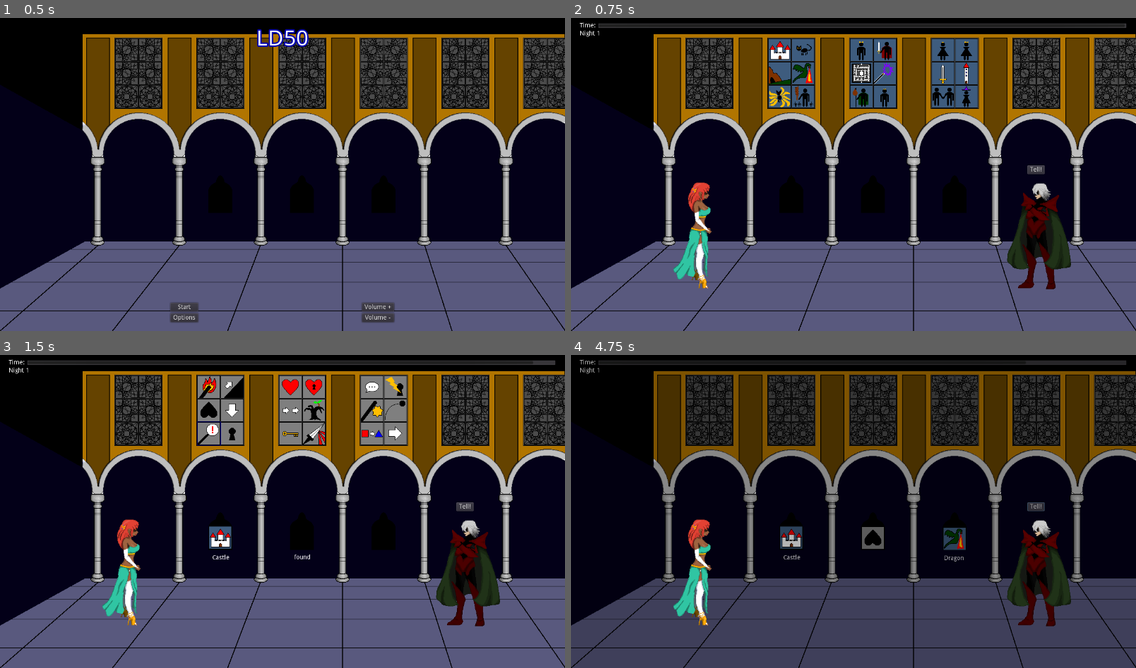
Above: before the commit, frames 1-4 (two rows, left to right).
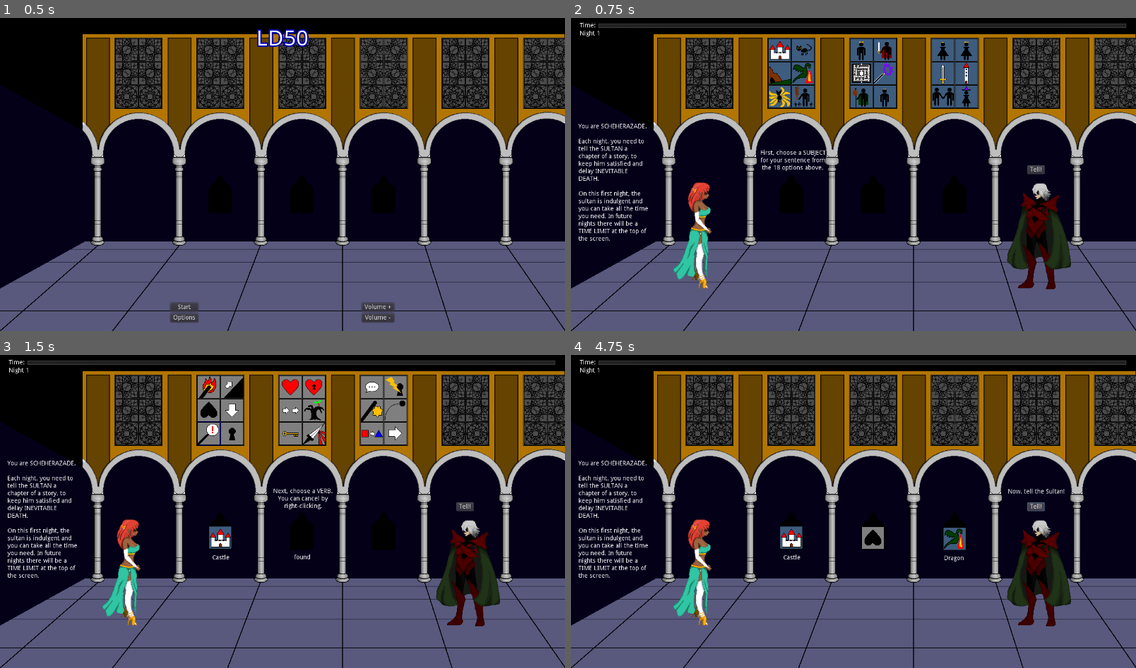
Above: after the commit, the same moments.

Repository: alpacanumerals/LD50
Game: Godot game, scene res://TitleScreen.tscn
The game is run twice, just before and just after one commit, with the same random seed, the same clock (stepped at 60 frames per second) and the same inputs.
Inputs (mouse positions are in pixels of both pictures, inside the frame that each line leads up to):
- Up to frame 1 (0.5 s): no input
- Up to frame 2 (0.75 s): click "Start" at 0.5 s
- Up to frame 3 (1.5 s): tap Enter at 1.25 s; drag from (209, 386) to (220, 536) at 1.27 s
- Up to frame 4 (4.75 s): tap Space at 2, 3.5 s; drag from (802, 386) to (791, 536) at 2.02 s; tap Enter at 2.75 s; move the mouse to (780, 411) at 2.77 s; hold Right mouse button (right_click) 2.78-3.5 s; click (780, 411) at 2.92 s; drag from (802, 411) to (870, 536) at 3.52 s; click "Tell!" at 4.25 s

Frame 1 is identical in both runs. In frame 2, 1.3% of the frame differs, in the area x 1-46%, y 33-72%; in frame 3, 1.3%; in frame 4, 43%, in the area x 0-100%, y 1-100%.

Commit message:
ugly tutorial

Diff:
--- a/StoryScene.tscn
+++ b/StoryScene.tscn
@@ -18,6 +18,7 @@
 [ext_resource path="res://time_limit.gd" type="Script" id=16]
 [ext_resource path="res://assets/sultan2.png" type="Texture" id=17]
 [ext_resource path="res://assets/shez2.png" type="Texture" id=18]
+[ext_resource path="res://tutorial.gd" type="Script" id=19]
 
 [sub_resource type="RectangleShape2D" id=1]
 extents = Vector2( 26, 26 )
@@ -518,6 +519,7 @@
 shape = SubResource( 4 )
 
 [node name="NightArea" type="Area2D" parent="."]
+visible = false
 script = ExtResource( 1 )
 
 [node name="NightSprite" type="Sprite" parent="NightArea"]
@@ -571,6 +573,57 @@
 position = Vector2( 748, 630 )
 z_index = -1
 texture = ExtResource( 17 )
+
+[node name="Tutorial" type="Node2D" parent="."]
+script = ExtResource( 19 )
+
+[node name="Label0" type="Label" parent="Tutorial"]
+margin_left = -3.0
+margin_top = 229.0
+margin_right = 156.0
+margin_bottom = 498.0
+text = "You are SCHEHERAZADE.
+
+Each night, you need to tell the SULTAN a chapter of a story, to keep him satisfied and delay INEVITABLE DEATH.
+
+On this first night, the sultan is indulgent and you can take all the time you need. In future nights there will be a TIME LIMIT at the top of the screen."
+autowrap = true
+
+[node name="Label1" type="Label" parent="Tutorial"]
+margin_left = 407.0
+margin_top = 289.0
+margin_right = 559.0
+margin_bottom = 337.0
+text = "First, choose a SUBJECT
+for your sentence from
+the 18 options above."
+align = 1
+
+[node name="Label2" type="Label" parent="Tutorial"]
+margin_left = 595.0
+margin_top = 292.0
+margin_right = 739.0
+margin_bottom = 340.0
+text = "Next, choose a VERB.
+You can cancel by
+right-clicking."
+align = 1
+
+[node name="Label3" type="Label" parent="Tutorial"]
+margin_left = 774.0
+margin_top = 295.0
+margin_right = 924.0
+margin_bottom = 326.0
+text = "Now, choose an OBJECT
+ to complete the tale."
+align = 1
+
+[node name="Label4" type="Label" parent="Tutorial"]
+margin_left = 970.0
+margin_top = 293.0
+margin_right = 1099.0
+margin_bottom = 307.0
+text = "Now, tell the Sultan!"
 
 [connection signal="go_back" from="." to="WallCards" method="_on_StoryScene_go_back"]
 [connection signal="go_back" from="." to="WindowText" method="_on_StoryScene_go_back"]
--- a/time_limit.gd
+++ b/time_limit.gd
@@ -22,7 +22,7 @@
     running = true
 
 func _process(delta):
-    if (running):
+    if (running && Story.night > 1):
         time_remaining -= delta
     if (time_remaining < 0):
         time_remaining = 0
--- /dev/null
+++ b/tutorial.gd
@@ -0,0 +1,28 @@
+extends Node2D
+
+var tutorial_on : bool = true
+
+func _process(_delta):
+    tutorial_on = Story.night == 1
+    if tutorial_on:
+        $Label0.visible = true
+        $Label1.visible = false
+        $Label2.visible = false
+        $Label3.visible = false
+        $Label4.visible = false
+        match Story.current_phase:
+            Story.phase.SUBJECT:
+                $Label1.visible = true
+            Story.phase.VERB:
+                $Label2.visible = true
+            Story.phase.OBJECT:
+                $Label3.visible = true
+            Story.phase.NONE:
+                $Label4.visible = true
+
+    else:
+        $Label0.visible = false
+        $Label1.visible = false
+        $Label2.visible = false
+        $Label3.visible = false
+        $Label4.visible = false
Not shown: 1 places in StoryScene.tscn that only renumber resources
